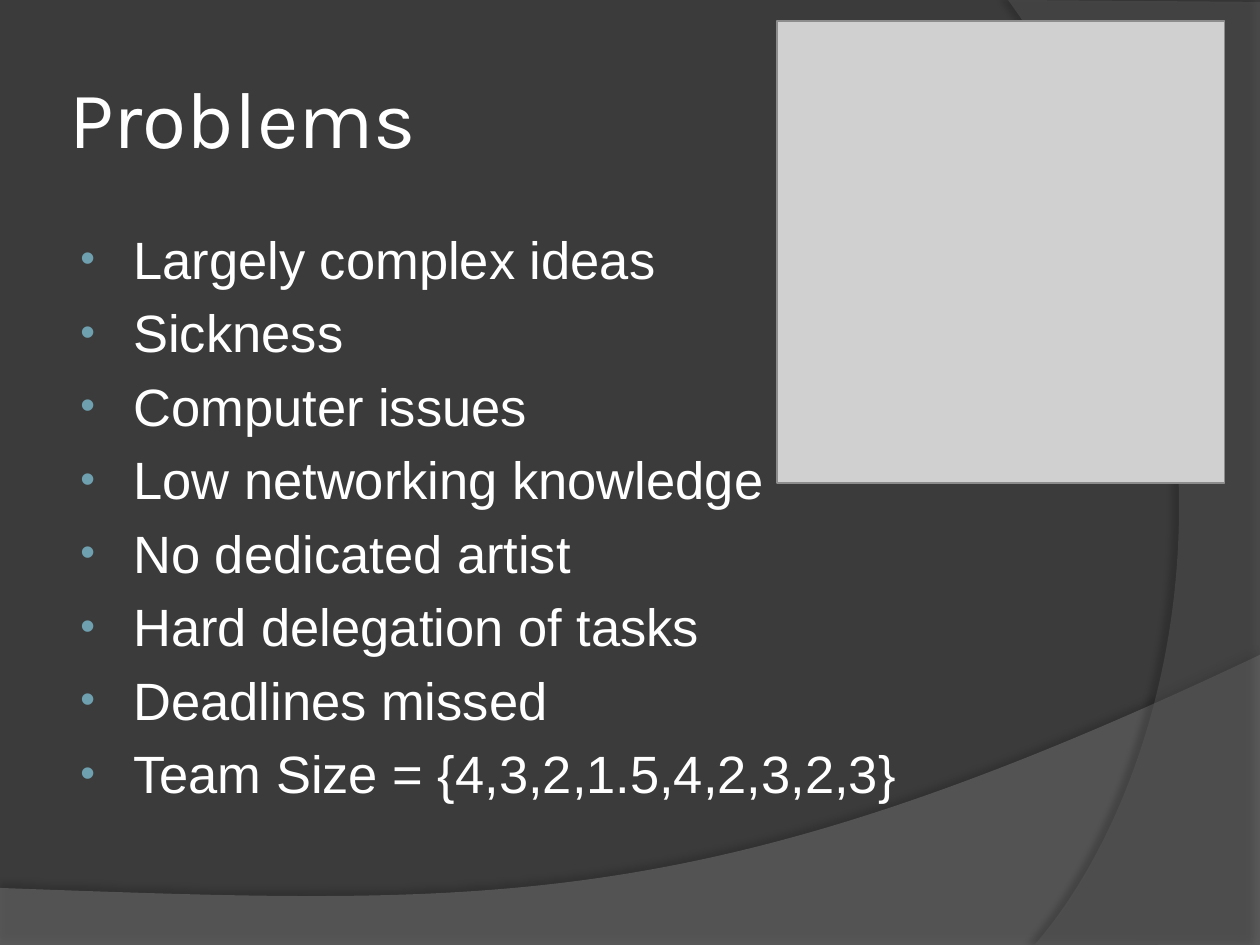
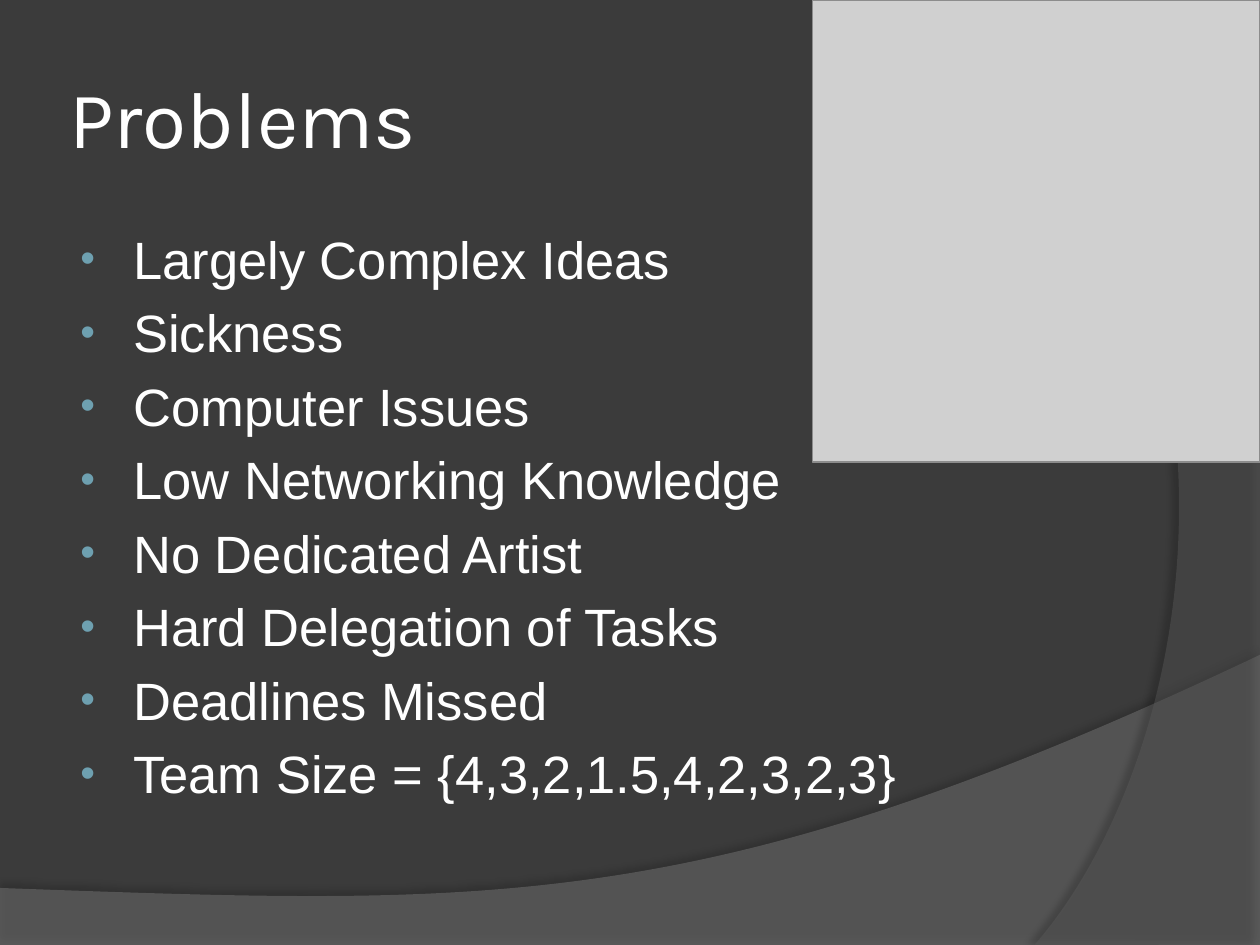
Before and after one commit to mattdude2489/Time-Warrior, a slide deck: slide 6 of Senior Project Files/Time Warrior.pptx. Drawn at 1260x945 pixels with LibreOffice and Linux fonts; fonts in the diff are those of the drawing; grey boxes stand for pictures. Boxes give left, top, right and bottom in pixels: in the first picture for what was removed or moved away, otherwise in the second. Text is boxed around its words. In the diff, an @@ line names an element or a change of style, - is before the commit and + after.

```diff
--- a/Senior Project Files/Time Warrior.pptx
+++ b/Senior Project Files/Time Warrior.pptx
@@ picture: place and size @@
-picture at <box>777,21,1225,484</box>
+picture at <box>813,0,1260,462</box>
@@ text at <box>133,241,670,290</box>: text changed @@
-• Largely complex ideas
+• Largely Complex Ideas
@@ text at <box>133,389,781,721</box>: text changed @@
-• Computer issues
-• Low networking knowledge
-• No dedicated artist
-• Hard delegation of tasks
-• Deadlines missed
+• Computer Issues
+• Low Networking Knowledge
+• No Dedicated Artist
+• Hard Delegation of Tasks
+• Deadlines Missed
```
Also in this commit, not shown: 11 other slides changed, 2 other files.
